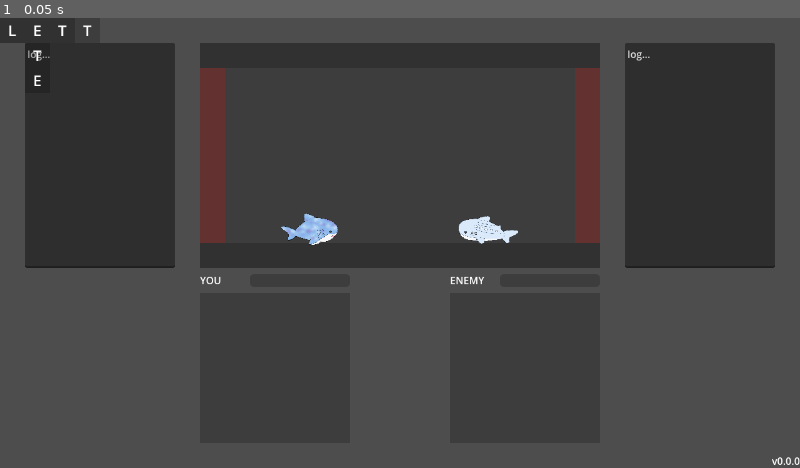
Above: before the commit, frame 1.
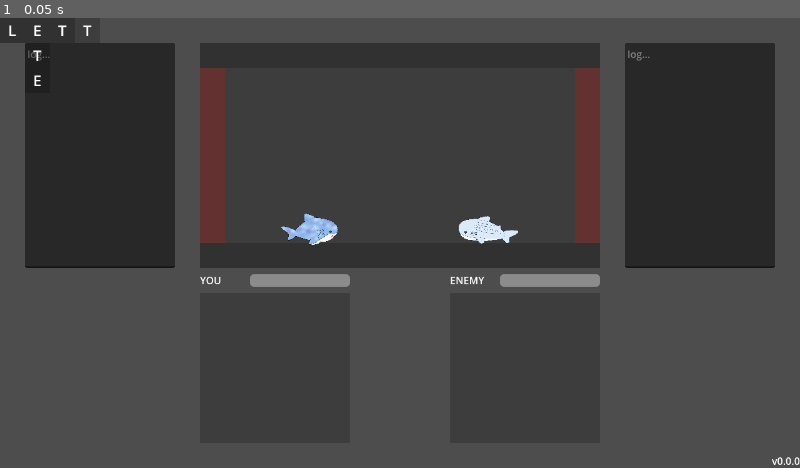
Above: after the commit, the same moment.

Repository: kamikoloss/letters
Game: Godot game, scene res://scenes/game/game.tscn
Two runs of this game, one before a commit and one after it. Both use one fixed random seed, a clock stepped at 60 frames per second and the inputs below.
Inputs:
- Up to frame 1 (0.05 s): no input

The runs differ from the first frame. In frame 1, 0.8% of the frame differs, in the area x 3-82%, y 7-60%.

Commit message:
インベントリ wip

Diff:
--- a/client/components/cell.gd
+++ b/client/components/cell.gd
@@ -19,13 +19,17 @@
 const COLOR_SUCCESS = Color(Color.GREEN, 0.2)
 const COLOR_DANGER = Color(Color.RED, 0.2)
 
-## 呪文ホルダー側かどうか
-## true: 呪文ホルダー側, false: 呪文オブジェクト側
-@export var is_holder := false
 @export var area: Area2D
 
 @export var _label: Label
 @export var _bg: ColorRect
+
+## 呪文ホルダー側かどうか
+## true: 呪文ホルダー側, false: 呪文オブジェクト側
+var is_holder := false
+## 呪文ホルダーとして有効かどうか
+## 呪文オブジェクトが置かれたあとや表示用では無効になる
+var is_holder_active := false
 
 ## 呪文の1文字
 var letter := "":
--- a/client/components/cell_group.gd
+++ b/client/components/cell_group.gd
@@ -17,13 +17,13 @@
 ## ドラッグ中かどうか
 var is_dragging := false
 
-## 自身を構成する呪文の文字のリスト
+## 自身を構成する Cell のリスト
 var _cells: Array[Cell] = []
+## 自身の中央のオフセット
+var _center_offset: Vector2
 ## ドラッグを開始した座標
 var _drag_start_global_position: Vector2
-## 自身の中央の座標
-var _center_position: Vector2
-## 直前に重なっていた Cell のリスト
+## 直前に重なっていたホルダー Cell のリスト
 var _prev_overrapping_cells: Array[Cell] = []
 
 
@@ -34,7 +34,7 @@
 func _process(delta: float) -> void:
     # ドラッグ中の場合
     if is_dragging:
-        global_position = get_global_mouse_position() - _center_position
+        global_position = get_global_mouse_position() - _center_offset
 
 
 ## 呪文の文字列と形状を元に初期化する
@@ -59,8 +59,8 @@
                 cell.cell_entered.connect(_on_cell_entered)
             cell_x += Cell.CELL_SIZE.x
         cell_y += Cell.CELL_SIZE.y
-    # 自身の中央の座標を算出する
-    _center_position = Vector2(cell_x, cell_y) / 2
+    # 自身の中央のオフセットを算出する
+    _center_offset = Vector2(cell_x, cell_y) / 2
 
 
 func _on_hovered(on: bool) -> void:
@@ -87,7 +87,13 @@
         # ドロップできるとき
         # TODO: tween で移動する
         if can_drop:
+            # TODO: global でやると Holder が 20px ずれてたらずれる
             global_position = snapped(global_position, Cell.CELL_SIZE)
+            # 置いたホルダーを無効化する
+            # TODO: 1文字まで重ねられるようにする
+            for overrapping_cell in _prev_overrapping_cells:
+                overrapping_cell.is_holder_active = false
+        # ドロップできないとき: 元の座標に戻す
         else:
             global_position = _drag_start_global_position
 
@@ -100,6 +106,7 @@
     # 直前に重なっていた Cell の色を戻す
     for cell in _prev_overrapping_cells:
         if cell is Cell:
+            cell.is_holder_active = true
             cell.bg_color = Cell.COLOR_DEFAULT
     _prev_overrapping_cells.clear()
 
@@ -108,6 +115,7 @@
         if cell is Cell:
             # 自身を構成する Cell が重なっているホルダー Area の中で最寄りを取得する
             var overrapping_areas := cell.area.get_overlapping_areas() # 重なっている Area[]
+            # 重なっているホルダー Area がない場合: スキップ
             if overrapping_areas.is_empty():
                 continue
             var nearest_area := overrapping_areas[0] # 最寄りの Area (現時点では候補)
@@ -121,8 +129,8 @@
             var nearest_cell := nearest_area.get_parent()
             if nearest_cell is Cell:
                 overrapping_cells.push_back(nearest_cell)
-                # 置けるかどうかの色を設定する
-                if nearest_cell.is_holder:
+                # ホルダーに置けるかどうかの色を設定する
+                if nearest_cell.is_holder and nearest_cell.is_holder_active:
                     nearest_cell.bg_color = Cell.COLOR_SUCCESS
     _prev_overrapping_cells = overrapping_cells
     #print("overrapping_cells", overrapping_cells)
@@ -130,8 +138,7 @@
     if overrapping_cells.is_empty():
         can_drop = false
     elif _cells.size() != overrapping_cells.size():
-        # TODO: なんかはみ出ても置けるときがある 外周におけない Holder を配置する？
+        # TODO: なんかはみ出ても置けることがある？外周におけない Holder を配置する？
         can_drop = false
     else:
-        # TODO: 1文字まで重ねられるようにする
-        can_drop = overrapping_cells.all(func(cell: Cell): return cell.letter == "")
+        can_drop = overrapping_cells.all(func(cell: Cell): return cell.is_holder_active)
--- a/client/components/cell_holder.gd
+++ b/client/components/cell_holder.gd
@@ -10,4 +10,6 @@
 func _ready() -> void:
     for node in _cells_parent.get_children():
         if node is Cell:
+            node.is_holder = true
+            node.is_holder_active = true
             cells.push_back(node)
--- a/client/components/cell_holder.tscn
+++ b/client/components/cell_holder.tscn
@@ -23,144 +23,108 @@
 
 [node name="Cell" parent="GridContainer" instance=ExtResource("2_df31j")]
 layout_mode = 2
-is_holder = true
 
 [node name="Cell2" parent="GridContainer" instance=ExtResource("2_df31j")]
 layout_mode = 2
-is_holder = true
 
 [node name="Cell3" parent="GridContainer" instance=ExtResource("2_df31j")]
 layout_mode = 2
-is_holder = true
 
 [node name="Cell4" parent="GridContainer" instance=ExtResource("2_df31j")]
 layout_mode = 2
-is_holder = true
 
 [node name="Cell5" parent="GridContainer" instance=ExtResource("2_df31j")]
 layout_mode = 2
-is_holder = true
 
 [node name="Cell6" parent="GridContainer" instance=ExtResource("2_df31j")]
 layout_mode = 2
-is_holder = true
 
 [node name="Cell7" parent="GridContainer" instance=ExtResource("2_df31j")]
 layout_mode = 2
-is_holder = true
 
 [node name="Cell8" parent="GridContainer" instance=ExtResource("2_df31j")]
 layout_mode = 2
-is_holder = true
 
 [node name="Cell9" parent="GridContainer" instance=ExtResource("2_df31j")]
 layout_mode = 2
-is_holder = true
 
 [node name="Cell10" parent="GridContainer" instance=ExtResource("2_df31j")]
 layout_mode = 2
-is_holder = true
 
 [node name="Cell11" parent="GridContainer" instance=ExtResource("2_df31j")]
 layout_mode = 2
-is_holder = true
 
 [node name="Cell12" parent="GridContainer" instance=ExtResource("2_df31j")]
 layout_mode = 2
-is_holder = true
 
 [node name="Cell13" parent="GridContainer" instance=ExtResource("2_df31j")]
 layout_mode = 2
-is_holder = true
 
 [node name="Cell14" parent="GridContainer" instance=ExtResource("2_df31j")]
 layout_mode = 2
-is_holder = true
 
 [node name="Cell15" parent="GridContainer" instance=ExtResource("2_df31j")]
 layout_mode = 2
-is_holder = true
 
 [node name="Cell16" parent="GridContainer" instance=ExtResource("2_df31j")]
 layout_mode = 2
-is_holder = true
 
 [node name="Cell17" parent="GridContainer" instance=ExtResource("2_df31j")]
 layout_mode = 2
-is_holder = true
 
 [node name="Cell18" parent="GridContainer" instance=ExtResource("2_df31j")]
 layout_mode = 2
-is_holder = true
 
 [node name="Cell19" parent="GridContainer" instance=ExtResource("2_df31j")]
 layout_mode = 2
-is_holder = true
 
 [node name="Cell20" parent="GridContainer" instance=ExtResource("2_df31j")]
 layout_mode = 2
-is_holder = true
 
 [node name="Cell21" parent="GridContainer" instance=ExtResource("2_df31j")]
 layout_mode = 2
-is_holder = true
 
 [node name="Cell22" parent="GridContainer" instance=ExtResource("2_df31j")]
 layout_mode = 2
-is_holder = true
 
 [node name="Cell23" parent="GridContainer" instance=ExtResource("2_df31j")]
 layout_mode = 2
-is_holder = true
 
 [node name="Cell24" parent="GridContainer" instance=ExtResource("2_df31j")]
 layout_mode = 2
-is_holder = true
 
 [node name="Cell25" parent="GridContainer" instance=ExtResource("2_df31j")]
 layout_mode = 2
-is_holder = true
 
 [node name="Cell26" parent="GridContainer" instance=ExtResource("2_df31j")]
 layout_mode = 2
-is_holder = true
 
 [node name="Cell27" parent="GridContainer" instance=ExtResource("2_df31j")]
 layout_mode = 2
-is_holder = true
 
 [node name="Cell28" parent="GridContainer" instance=ExtResource("2_df31j")]
 layout_mode = 2
-is_holder = true
 
 [node name="Cell29" parent="GridContainer" instance=ExtResource("2_df31j")]
 layout_mode = 2
-is_holder = true
 
 [node name="Cell30" parent="GridContainer" instance=ExtResource("2_df31j")]
 layout_mode = 2
-is_holder = true
 
 [node name="Cell31" parent="GridContainer" instance=ExtResource("2_df31j")]
 layout_mode = 2
-is_holder = true
 
 [node name="Cell32" parent="GridContainer" instance=ExtResource("2_df31j")]
 layout_mode = 2
-is_holder = true
 
 [node name="Cell33" parent="GridContainer" instance=ExtResource("2_df31j")]
 layout_mode = 2
-is_holder = true
 
 [node name="Cell34" parent="GridContainer" instance=ExtResource("2_df31j")]
 layout_mode = 2
-is_holder = true
 
 [node name="Cell35" parent="GridContainer" instance=ExtResource("2_df31j")]
 layout_mode = 2
-is_holder = true
 
 [node name="Cell36" parent="GridContainer" instance=ExtResource("2_df31j")]
 layout_mode = 2
-is_holder = true
--- a/client/scenes/game/game.gd
+++ b/client/scenes/game/game.gd
@@ -9,9 +9,8 @@
     var a: CellGroup = _cell_group_scene.instantiate()
     a.letters = "LETTERS"
     a.shape = [[1,1,1],[0,1,0],[0,1,0]]
+    add_child(a)
     var b: CellGroup = _cell_group_scene.instantiate()
     b.letters = "LETTERS"
     b.shape = [[1,1,1,1]]
-
-    add_child(a)
     add_child(b)
--- a/client/scenes/game/game.tscn
+++ b/client/scenes/game/game.tscn
@@ -36,6 +36,7 @@
 offset_top = 10.0
 offset_right = 240.0
 offset_bottom = 30.0
+value = 100.0
 show_percentage = false
 
 [node name="Enemy" type="Control" parent="."]
@@ -64,15 +65,95 @@
 offset_top = 10.0
 offset_right = 240.0
 offset_bottom = 30.0
+value = 100.0
 show_percentage = false
 
+[node name="Field" type="Control" parent="."]
+layout_mode = 3
+anchors_preset = 0
+offset_left = 320.0
+offset_top = 40.0
+offset_right = 320.0
+offset_bottom = 40.0
+
+[node name="ColorRect" type="ColorRect" parent="Field"]
+layout_mode = 0
+offset_right = 640.0
+offset_bottom = 360.0
+color = Color(0, 0, 0, 0.2)
+
+[node name="ColorRect2" type="ColorRect" parent="Field"]
+layout_mode = 0
+offset_top = 320.0
+offset_right = 640.0
+offset_bottom = 360.0
+color = Color(0, 0, 0, 0.2)
+
+[node name="ColorRect3" type="ColorRect" parent="Field"]
+layout_mode = 0
+offset_right = 640.0
+offset_bottom = 40.0
+color = Color(0, 0, 0, 0.2)
+
+[node name="ColorRect4" type="ColorRect" parent="Field"]
+layout_mode = 0
+offset_top = 40.0
+offset_right = 40.0
+offset_bottom = 320.0
+color = Color(1, 0, 0, 0.2)
+
+[node name="ColorRect5" type="ColorRect" parent="Field"]
+layout_mode = 0
+offset_left = 600.0
+offset_top = 40.0
+offset_right = 640.0
+offset_bottom = 320.0
+color = Color(1, 0, 0, 0.2)
+
+[node name="TextureRectYou" type="TextureRect" parent="Field"]
+custom_minimum_size = Vector2(120, 120)
+layout_mode = 0
+offset_left = 120.0
+offset_top = 240.0
+offset_right = 240.0
+offset_bottom = 360.0
+texture = ExtResource("4_kelw5")
+expand_mode = 1
+
+[node name="TextureRectEnemy" type="TextureRect" parent="Field"]
+custom_minimum_size = Vector2(120, 120)
+layout_mode = 0
+offset_left = 400.0
+offset_top = 240.0
+offset_right = 520.0
+offset_bottom = 360.0
+texture = ExtResource("5_lfrn8")
+expand_mode = 1
+flip_h = true
+
+[node name="Log" type="TextEdit" parent="."]
+offset_left = 40.0
+offset_top = 40.0
+offset_right = 280.0
+offset_bottom = 400.0
+text = "log..."
+editable = false
+
+[node name="Log2" type="TextEdit" parent="."]
+offset_left = 1000.0
+offset_top = 40.0
+offset_right = 1240.0
+offset_bottom = 400.0
+text = "log..."
+editable = false
+
 [node name="Stock" type="Control" parent="."]
 layout_mode = 3
 anchors_preset = 0
 offset_left = 40.0
-offset_top = 720.0
+offset_top = 760.0
 offset_right = 40.0
-offset_bottom = 720.0
+offset_bottom = 760.0
 
 [node name="Label" type="Label" parent="Stock"]
 layout_mode = 0
@@ -86,13 +167,33 @@
 offset_top = 40.0
 offset_bottom = 40.0
 
+[node name="Stock2" type="Control" parent="."]
+layout_mode = 3
+anchors_preset = 0
+offset_left = 320.0
+offset_top = 760.0
+offset_right = 320.0
+offset_bottom = 760.0
+
+[node name="Label" type="Label" parent="Stock2"]
+layout_mode = 0
+offset_right = 240.0
+offset_bottom = 40.0
+text = "STOCK"
+vertical_alignment = 1
+
+[node name="CellHolder" parent="Stock2" instance=ExtResource("3_0sr1o")]
+layout_mode = 1
+offset_top = 40.0
+offset_bottom = 40.0
+
 [node name="Shop" type="Control" parent="."]
 layout_mode = 3
 anchors_preset = 0
 offset_left = 720.0
-offset_top = 720.0
+offset_top = 760.0
 offset_right = 720.0
-offset_bottom = 720.0
+offset_bottom = 760.0
 
 [node name="Label" type="Label" parent="Shop"]
 layout_mode = 0
@@ -110,9 +211,9 @@
 layout_mode = 3
 anchors_preset = 0
 offset_left = 1000.0
-offset_top = 720.0
+offset_top = 760.0
 offset_right = 1000.0
-offset_bottom = 720.0
+offset_bottom = 760.0
 
 [node name="Label" type="Label" parent="Shop2"]
 layout_mode = 0
@@ -134,80 +235,3 @@
 text = "v0.0.0"
 horizontal_alignment = 2
 vertical_alignment = 2
-
-[node name="Field" type="Control" parent="."]
-layout_mode = 3
-anchors_preset = 0
-offset_left = 320.0
-offset_top = 40.0
-offset_right = 320.0
-offset_bottom = 40.0
-
-[node name="ColorRect" type="ColorRect" parent="Field"]
-layout_mode = 0
-offset_right = 640.0
-offset_bottom = 360.0
-color = Color(0, 0, 0, 0.2)
-
-[node name="ColorRect2" type="ColorRect" parent="Field"]
-layout_mode = 0
-offset_top = 320.0
-offset_right = 640.0
-offset_bottom = 360.0
-color = Color(0, 0, 0, 0.2)
-
-[node name="ColorRect3" type="ColorRect" parent="Field"]
-layout_mode = 0
-offset_right = 640.0
-offset_bottom = 40.0
-color = Color(0, 0, 0, 0.2)
-
-[node name="ColorRect4" type="ColorRect" parent="Field"]
-layout_mode = 0
-offset_top = 40.0
-offset_right = 40.0
-offset_bottom = 320.0
-color = Color(1, 0, 0, 0.2)
-
-[node name="ColorRect5" type="ColorRect" parent="Field"]
-layout_mode = 0
-offset_left = 600.0
-offset_top = 40.0
-offset_right = 640.0
-offset_bottom = 320.0
-color = Color(1, 0, 0, 0.2)
-
-[node name="TextureRectYou" type="TextureRect" parent="Field"]
-custom_minimum_size = Vector2(120, 120)
-layout_mode = 0
-offset_left = 120.0
-offset_top = 240.0
-offset_right = 240.0
-offset_bottom = 360.0
-texture = ExtResource("4_kelw5")
-expand_mode = 1
-
-[node name="TextureRectEnemy" type="TextureRect" parent="Field"]
-custom_minimum_size = Vector2(120, 120)
-layout_mode = 0
-offset_left = 400.0
-offset_top = 240.0
-offset_right = 520.0
-offset_bottom = 360.0
-texture = ExtResource("5_lfrn8")
-expand_mode = 1
-flip_h = true
-
-[node name="Log" type="TextEdit" parent="."]
-offset_left = 40.0
-offset_top = 40.0
-offset_right = 280.0
-offset_bottom = 400.0
-text = "log..."
-
-[node name="Log2" type="TextEdit" parent="."]
-offset_left = 1000.0
-offset_top = 40.0
-offset_right = 1240.0
-offset_bottom = 400.0
-text = "log..."
